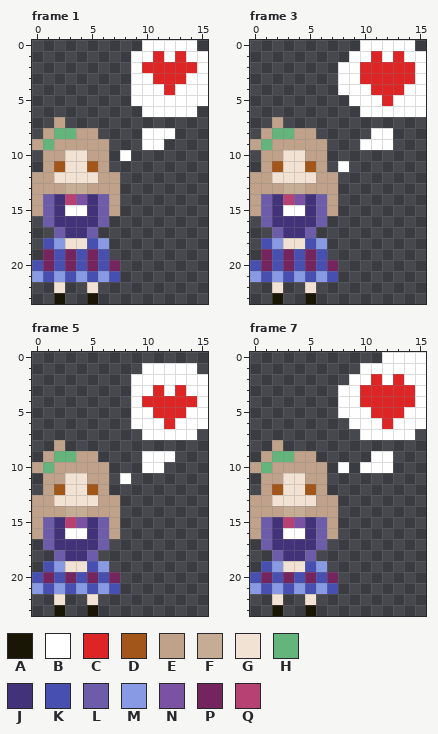
A animated GIF sprite gets an edit: kotori-heart.gif. Above is the file before it was changed.
The file is 32x48 pixels, drawn in blocks of 2x2; one block is one cell here. Shown: frame 1, frame 3, frame 5, frame 7. The commit also changed other frames, which this record leaves out.
Palette (. is transparent): A #191605  B #ffffff  C #dd2525  D #a3561a  E #c0a189  F #c5ac95  G #f2e2d3  H #63b57c  J #423279  K #4750b1  L #6d5caa  M #889ae4  N #7a51a3  P #75255e  Q #b74172
After:
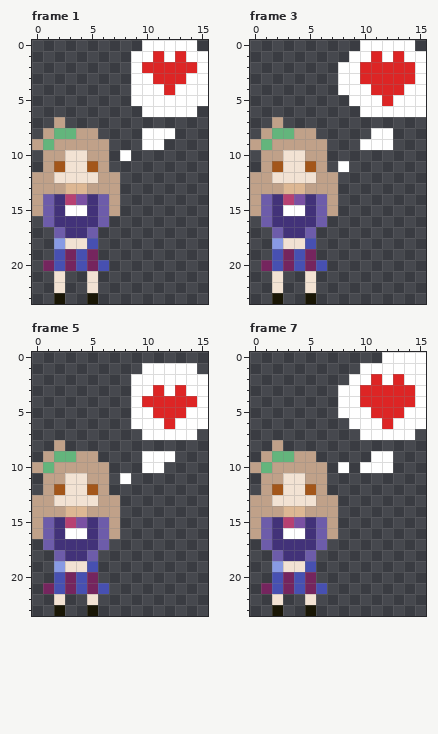
The edit:
colour F: #c5ac95 -> #ddb793
Frame 1:
y 18: x 1 K -> .; x 6 M -> .
y 19: x 1 P -> .; x 6 K -> .
y 20: x 0 K -> .; x 7 P -> .
y 21: x 0..7 MKMKMKMK -> ..G..G..
Frame 3: the same change as frame 1
Frame 5:
y 19: x 1 K -> .; x 6 M -> .
y 20: x 0..1 KP -> ..; x 6..7 KP -> ..
y 21: x 0..7 MKMKMKMK -> .PKPKPK.
Frame 7: the same change as frame 5
Where, in picture pixels (left, top, right, bottom), the same in both pictures:
changed: (65, 183, 87, 194)
changed: (32, 238, 120, 282)
changed: (283, 183, 305, 194)
changed: (250, 238, 338, 282)
changed: (65, 506, 87, 517)
changed: (32, 561, 120, 594)
changed: (283, 506, 305, 517)
changed: (250, 561, 338, 594)
